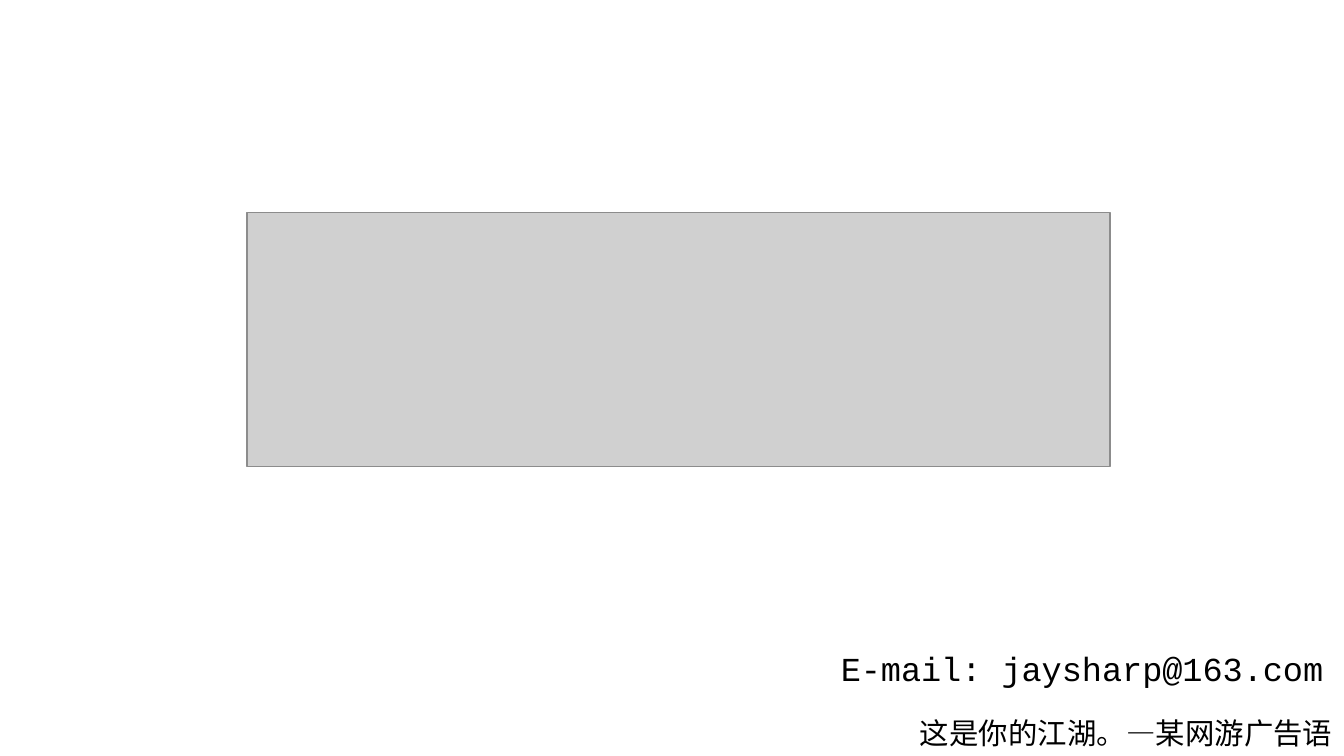
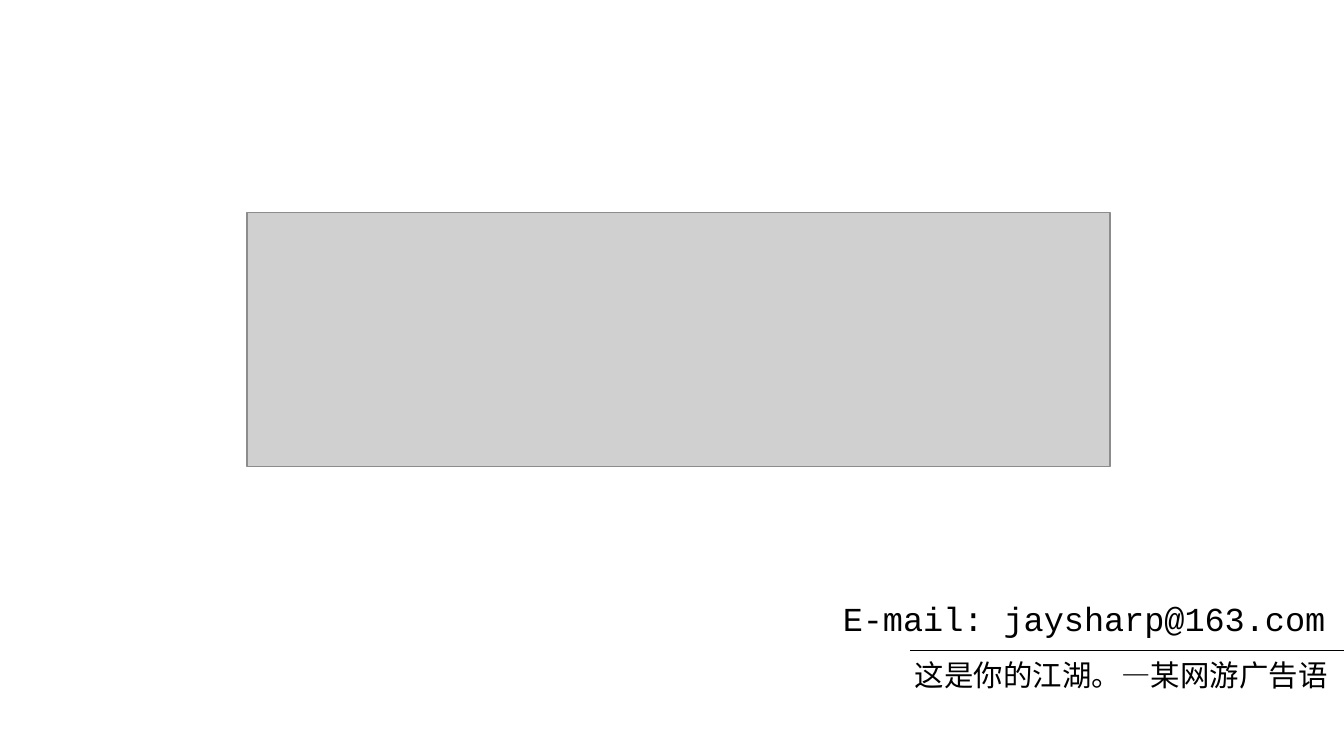
Before and after one commit to dislin/MyProject, a slide deck: slide 1 of Sinopec/Document/你的ERP.pptx. Drawn at 1344x756 pixels with LibreOffice and Linux fonts; fonts in the diff are those of the drawing; grey boxes stand for pictures; background and template pictures are left out. Boxes give left, top, right and bottom in pixels: in the first picture for what was removed or moved away, otherwise in the second. Text is boxed around its words. In the diff, an @@ line names an element or a change of style, - is before the commit and + after.

```diff
--- a/Sinopec/Document/你的ERP.pptx
+++ b/Sinopec/Document/你的ERP.pptx
@@ text "E-mail: jaysharp@163.com": place and size @@
-text "E-mail: jaysharp@163.com" at bbox=[841, 657, 1324, 688]
+text "E-mail: jaysharp@163.com" at bbox=[843, 607, 1326, 638]
@@ text "这是你的江湖。—某网游广告语": place and size @@
-text "这是你的江湖。—某网游广告语" at bbox=[920, 719, 1332, 747]
+text "这是你的江湖。—某网游广告语" at bbox=[915, 661, 1327, 689]
@@ line added from (910, 650) to (1344, 650), #000000 0.75 pt @@
```
Also in this commit, not shown: 42 other slides changed, 2 slides added, 1 slide removed.
